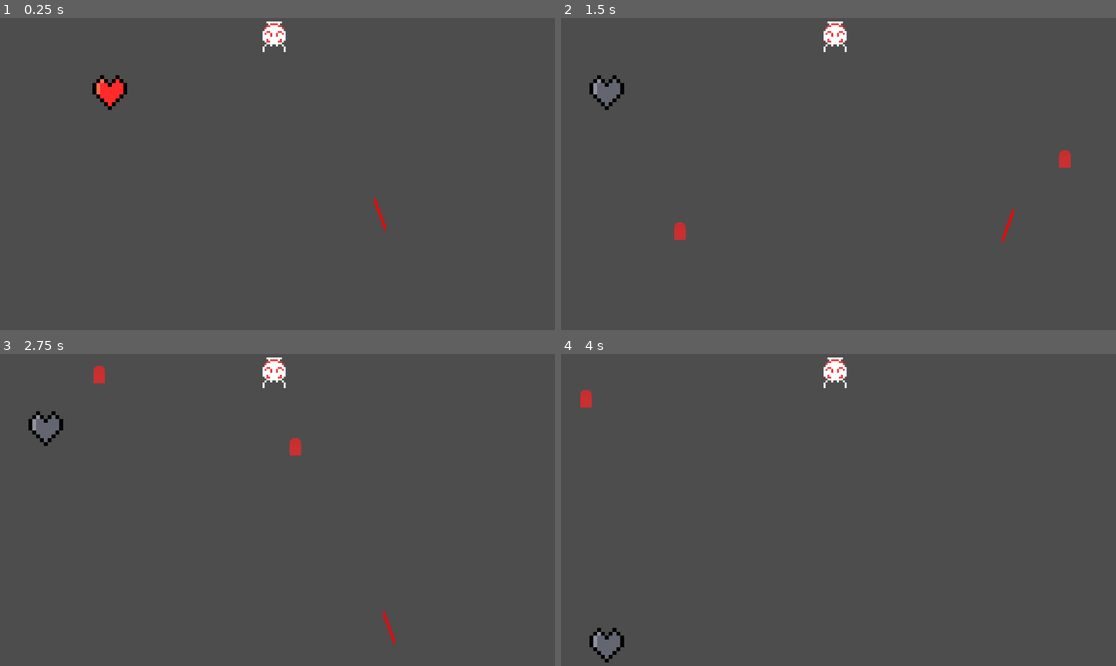
Above: before the commit, frames 1-4 (two rows, left to right).
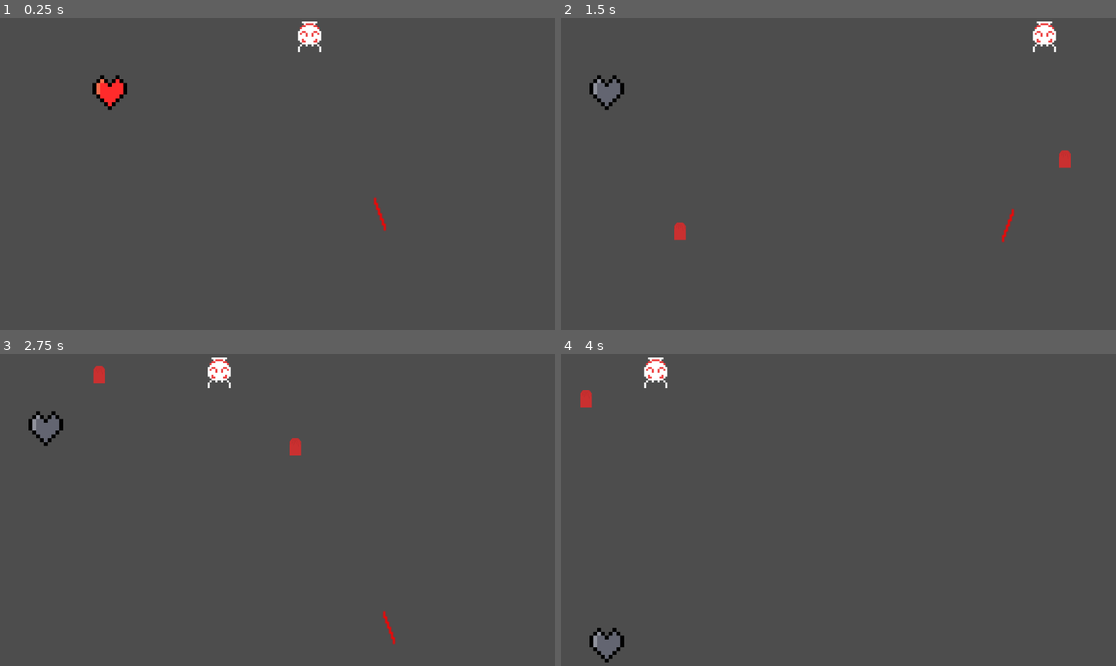
Above: after the commit, the same moments.

Repository: munim1216/sdc-one-final
Game: Godot game, scene res://scenes/main.tscn
Same seed, same stepped clock (60 frames per second), same inputs: the game is played once before the commit and once after it.
Inputs:
- Up to frame 1 (0.25 s): no input
- Up to frame 2 (1.5 s): hold A (A_Key) 0.53-1.28 s; tap D (D_Key) at 1.35 s
- Up to frame 3 (2.75 s): hold F (F_Key) from 2.03 s (still down)
- Up to frame 4 (4 s): release F (F_Key) at 2.78 s; tap H (H_Key) at 2.85 s; hold S (S_Key) from 3.53 s (still down)

The runs differ from the first frame. In frame 1, 0.6% of the frame differs, in the area x 47-58%, y 1-11%; in frame 2, 0.6%, in the area x 47-90%, y 1-11%; in frame 3, 0.6%; in frame 4, 0.6%.

Commit message:
Update antemy.gd for side to side movement

Diff:
--- a/scripts/hostile/antemy.gd
+++ b/scripts/hostile/antemy.gd
@@ -3,12 +3,20 @@
 const CENTER = 544
 const LEFT_BOUND = 32
 const RIGHT_BOUND = 1152 -32
-
 # Called when the node enters the scene tree for the first time.
 func _ready():
-	pass # Replace with function body.
-
-
+	position.x = CENTER
+var speed = 500
+var direction = 1
 # Called every frame. 'delta' is the elapsed time since the previous frame.
 func _process(delta):
-	pass
+	var distance_from_center = abs(position.x - CENTER) / ((RIGHT_BOUND - LEFT_BOUND) / 2)
+	# Adjust speed using an easing function (e.g., quadratic)
+	var adjusted_speed = speed * (1 - .25 * (1 - distance_from_center)**2)
+	position.x += adjusted_speed * direction * delta
+	if position.x < LEFT_BOUND:
+		position.x = LEFT_BOUND
+		direction = 1  # Change direction to right
+	elif position.x > RIGHT_BOUND:
+		position.x = RIGHT_BOUND
+		direction = -1  # Change direction to left
